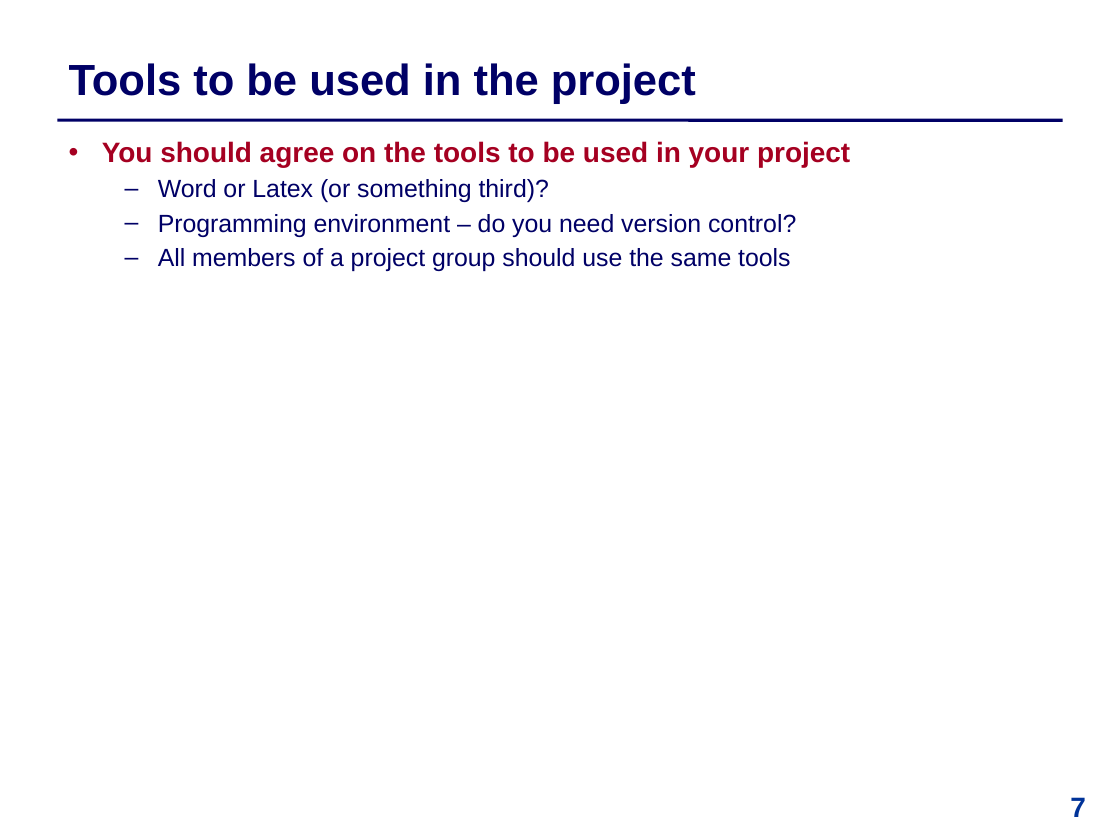
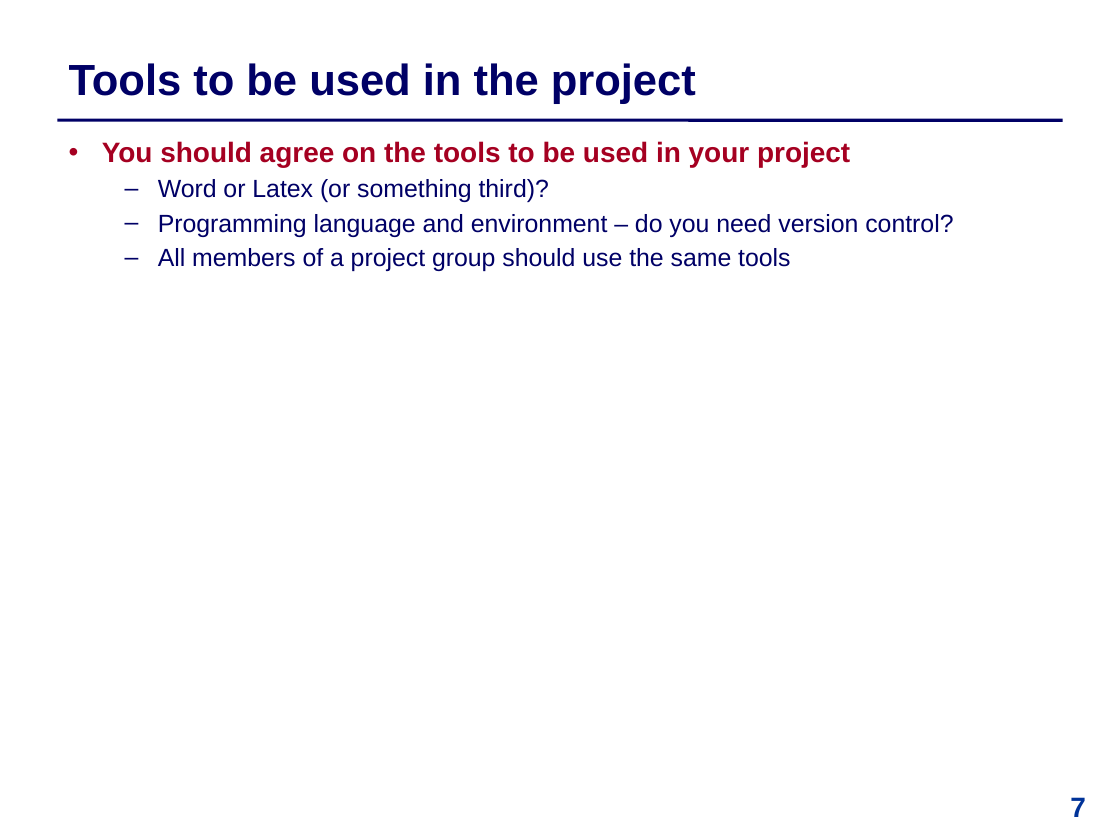
Before and after one commit to IntProgAU/Materiale, a slide deck: slide 7 of web/b22/1 Bachelor Contract .pptx. Drawn at 1120x840 pixels with LibreOffice and Linux fonts; fonts in the diff are those of the drawing. Boxes give left, top, right and bottom in pixels: in the first picture for what was removed or moved away, otherwise in the second. Text is boxed around its words. In the diff, an @@ line names an element or a change of style, - is before the commit and + after.

```diff
--- a/web/b22/1 Bachelor Contract .pptx
+++ b/web/b22/1 Bachelor Contract .pptx
@@ text at bbox=[158, 214, 953, 237]: text changed @@
-  – Programming environment – do you need version control?
+  – Programming language and environment – do you need version control?
```
Also in this commit, not shown: 6 other slides changed, 2 other files.
